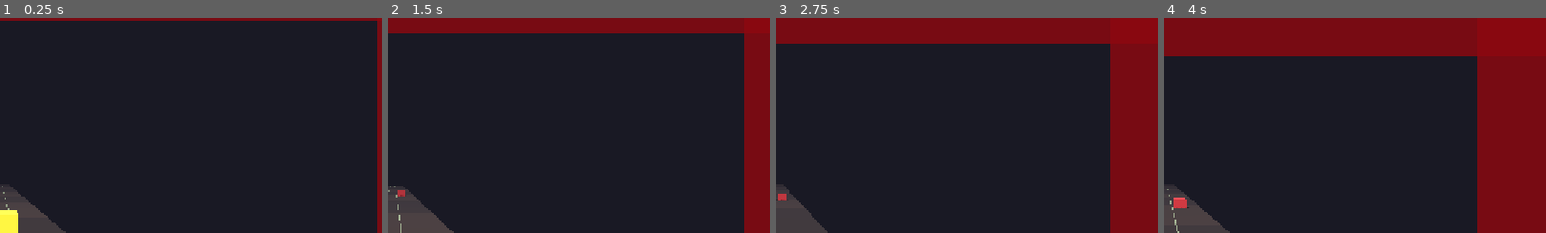
Above: before the commit, frames 1-4 (left to right).
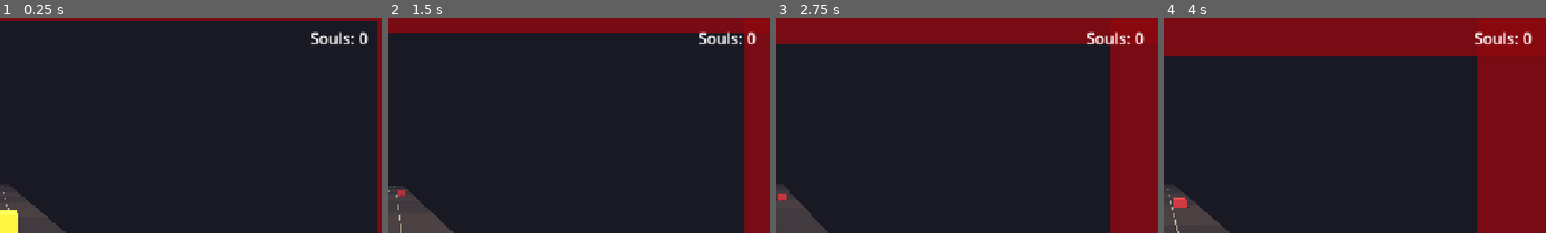
Above: after the commit, the same moments.

Repository: DanielEleojo/tribulation
Game: Godot game, scene res://scenes/game.tscn
Two runs of this game, one before a commit and one after it. Both use one fixed random seed, a clock stepped at 60 frames per second and the inputs below.
Inputs (mouse positions are % of the whole screen's width and height, from its top left):
- Up to frame 1 (0.25 s): no input
- Up to frame 2 (1.5 s): tap Enter (restart) at 0.5 s; move the mouse to (72, 45) at 0.52 s; hold Right (move_right) 0.53-1.28 s; tap F (slash) at 0.6 s; click (72, 45) at 0.67 s; tap Space (jump) at 0.77 s; move the mouse to (30, 55) at 1.27 s; hold Left (move_left) from 1.28 s (still down); tap Down (slide) at 1.35 s
- Up to frame 3 (2.75 s): tap Space (jump) at 1.52 s; move the mouse to (60, 28) at 2.02 s; release Left (move_left) at 2.03 s; hold Right (move_right) from 2.03 s (still down); tap F (slash) at 2.1 s
- Up to frame 4 (4 s): move the mouse to (45, 70) at 2.77 s; tap Down (slide) at 2.85 s; click (45, 70) at 2.92 s; tap Space (jump) at 3.02, 3.77 s; move the mouse to (80, 65) at 3.52 s; release Right (move_right) at 3.53 s; hold Left (move_left) from 3.53 s (still down); tap F (slash) at 3.6 s
The pictures show only the part of the screen within x 50-100%, y 0-50%; the shares and areas given below are measured in that part.

The runs differ from the first frame. In frame 1, 0.4% of the frame differs, in the area x 81-97%, y 6-12%; in frame 2, 0.4%; in frame 3, 0.4%; in frame 4, 0.4%.

Commit message:
Phase 2.E: Demon Souls counter + enhanced death screen

Diff:
--- a/scenes/game.tscn
+++ b/scenes/game.tscn
@@ -68,19 +68,31 @@
 value = 0.0
 show_percentage = false
 
+[node name="SoulsLabel" type="Label" parent="HUD"]
+anchor_left = 1.0
+anchor_right = 1.0
+offset_left = -240.0
+offset_top = 16.0
+offset_right = -24.0
+offset_bottom = 50.0
+grow_horizontal = 0
+theme_override_font_sizes/font_size = 26
+text = "Souls: 0"
+horizontal_alignment = 2
+
 [node name="DeathLabel" type="Label" parent="HUD"]
 anchors_preset = 8
 anchor_left = 0.5
 anchor_top = 0.5
 anchor_right = 0.5
 anchor_bottom = 0.5
-offset_left = -300.0
-offset_top = -90.0
-offset_right = 300.0
-offset_bottom = 90.0
+offset_left = -320.0
+offset_top = -130.0
+offset_right = 320.0
+offset_bottom = 130.0
 grow_horizontal = 2
 grow_vertical = 2
-theme_override_font_sizes/font_size = 44
+theme_override_font_sizes/font_size = 40
 text = "YOU DIED"
 horizontal_alignment = 1
 vertical_alignment = 1
--- a/scripts/game.gd
+++ b/scripts/game.gd
@@ -6,6 +6,7 @@
 signal died
 signal qi_changed(qi: float, qi_max: float)
 signal net_changed(net: float)
+signal souls_changed(souls: int)
 
 @export var qi_max: float = 100.0      # Qi needed to trigger a Qi Burst
 @export var qi_per_kill: float = 20.0  # Qi gained per enemy slain (5 kills = burst)
@@ -17,6 +18,7 @@
 var is_dead: bool = false
 var qi: float = 0.0
 var net: float = 0.0                  # 0 = open, 1 = closed (death)
+var souls: int = 0                    # Demon Souls collected this run (+1 per kill)
 var _hud
 
 func _ready() -> void:
@@ -32,6 +34,7 @@
 	if hud != null:
 		died.connect(hud.on_death)
 		qi_changed.connect(hud.on_qi_changed)
+		souls_changed.connect(hud.on_souls_changed)
 	if swipe != null:
 		swipe.tapped.connect(_on_tap)
 	var net_overlay := get_tree().get_first_node_in_group("net_overlay")
@@ -40,6 +43,7 @@
 
 	qi_changed.emit(qi, qi_max)   # initialize the HUD bar at 0
 	net_changed.emit(net)
+	souls_changed.emit(souls)
 
 func _setup_world() -> void:
 	# Environment: dark color background + soft ambient + distance fog (hides the
@@ -87,6 +91,8 @@
 func on_enemy_killed(count: int = 1) -> void:
 	if is_dead:
 		return
+	souls += count
+	souls_changed.emit(souls)
 	qi = minf(qi_max, qi + qi_per_kill * float(count))
 	qi_changed.emit(qi, qi_max)
 	# Each kill pushes the Heavenly Net back.
--- a/scripts/hud.gd
+++ b/scripts/hud.gd
@@ -5,8 +5,10 @@
 @onready var death_label: Label = $DeathLabel
 @onready var qi_bar: ProgressBar = $QiBar
 @onready var flash_rect: ColorRect = $Flash
+@onready var souls_label: Label = $SoulsLabel
 
 var player
+var _souls: int = 0
 
 func _ready() -> void:
 	add_to_group("hud")
@@ -25,6 +27,11 @@
 	qi_bar.max_value = qi_max
 	qi_bar.value = qi
 
+## Called by the game coordinator whenever Demon Souls change (and once at start).
+func on_souls_changed(souls: int) -> void:
+	_souls = souls
+	souls_label.text = "Souls: %d" % souls
+
 func _process(_delta: float) -> void:
 	if player == null:
 		return
@@ -35,5 +42,5 @@
 	var dist := 0
 	if player != null:
 		dist = player.get_distance()
-	death_label.text = "YOU DIED\nDistance: %d m\nEnter / tap to retry" % dist
+	death_label.text = "YOU DIED\n\nDistance: %d m\nDemon Souls: %d\n\nEnter / tap to retry\n[ Watch ad to continue — coming soon ]" % [dist, _souls]
 	death_label.visible = true
Not shown, changed: devlog.txt
